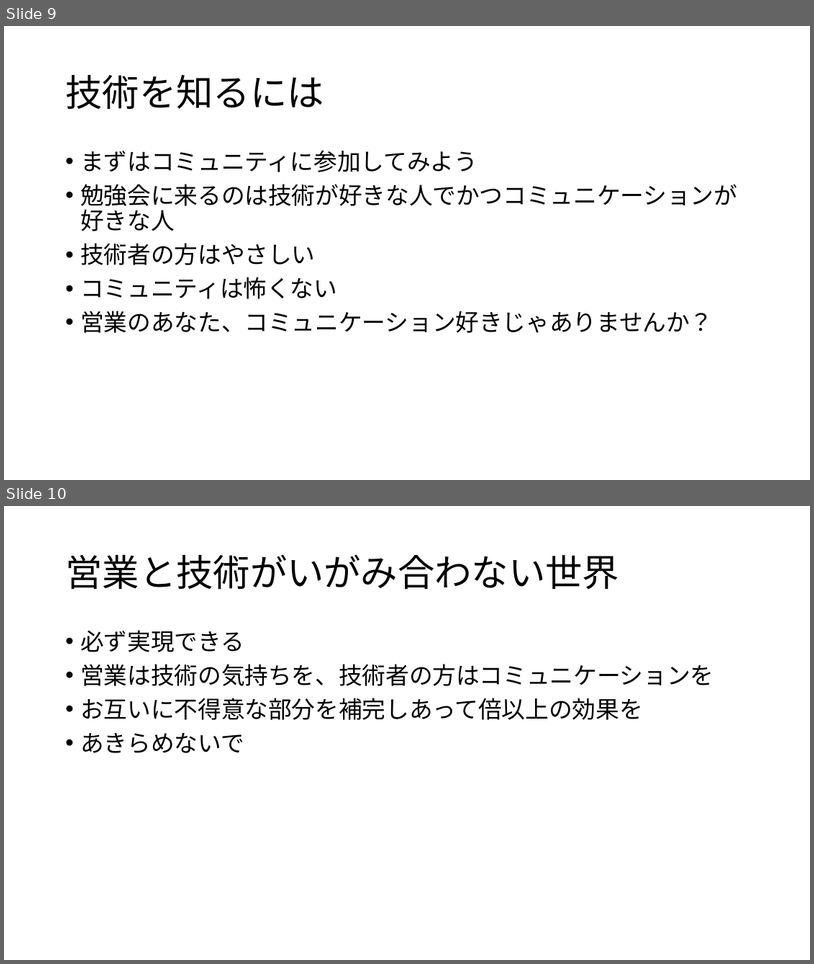
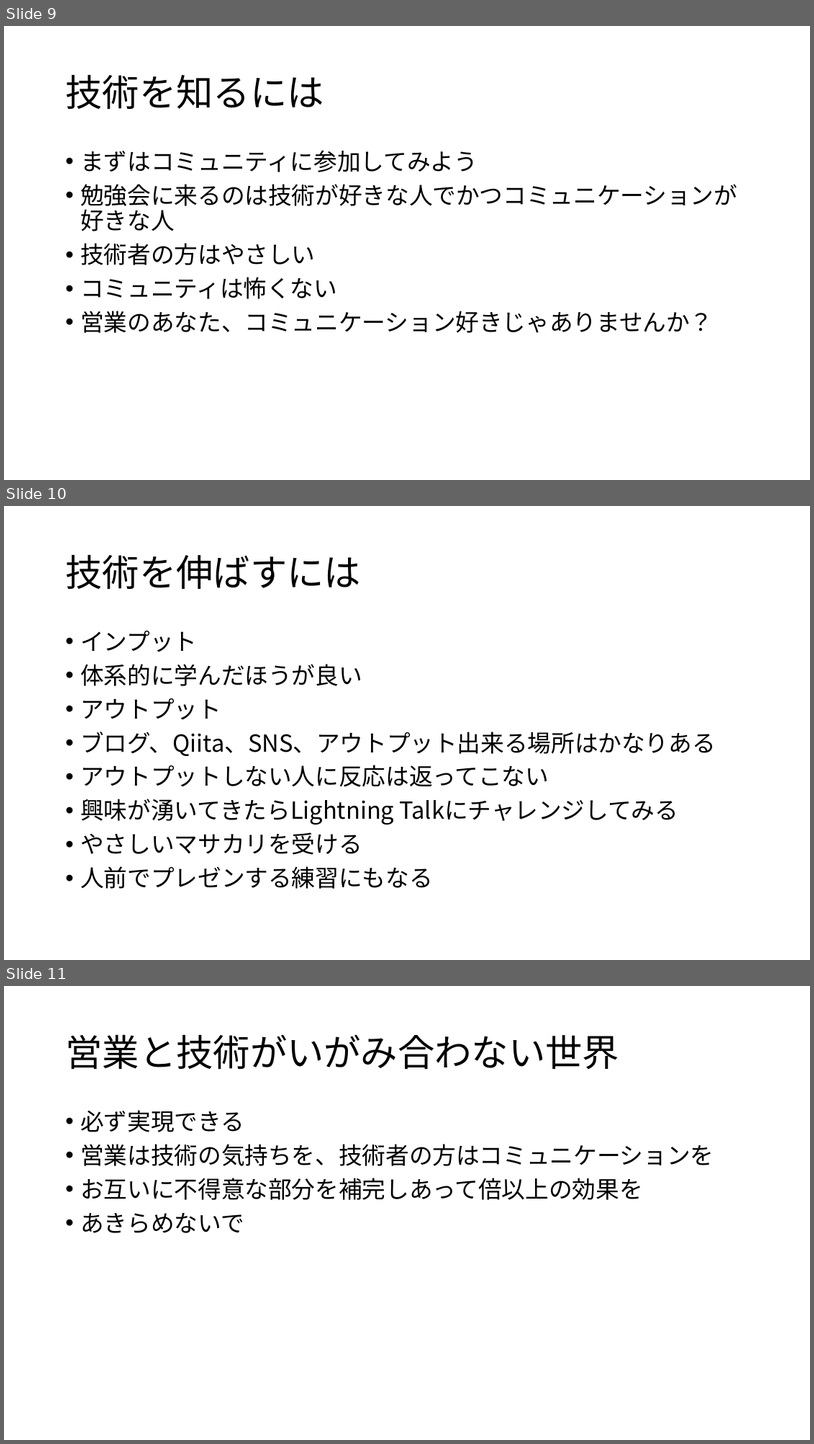
Before and after one commit to ytabuchi/devsumi2017, a slide deck: ytabuchi_devsumi.pptx. Shown one above the other, each under a label of ours: slides 9 and 10 before the commit, slides 9, 10 and 11 after it. The pictures are 814x964 and 814x1444 pixels, drawn with LibreOffice and Linux fonts; fonts in the diff are those of the drawing. Boxes give left, top, right and bottom in pixels: in the first picture for what was removed or moved away, otherwise in the second. Text is boxed around its words. In the diff, an @@ line names an element or a change of style, - is before the commit and + after.

```diff
--- a/ytabuchi_devsumi.pptx
+++ b/ytabuchi_devsumi.pptx
@@ slide 10 added at <box>4,506,810,960</box>, background #FFFFFF @@
@@ title added at <box>65,555,361,589</box>, 44 pt, text #000000 @@
+技術を伸ばすには
@@ text added at <box>80,631,715,888</box>, 28 pt, text #000000 @@
+• インプット
+• 体系的に学んだほうが良い
+• アウトプット
+• ブログ、Qiita、SNS、アウトプット出来る場所はかなりある
+• アウトプットしない人に反応は返ってこない
+• 興味が湧いてきたらLightning Talkにチャレンジしてみる
+• やさしいマサカリを受ける
+• 人前でプレゼンする練習にもなる
@@ what was slide 10 is now slide 11 @@
```
Also in this commit, not shown: 1 slide changed.
